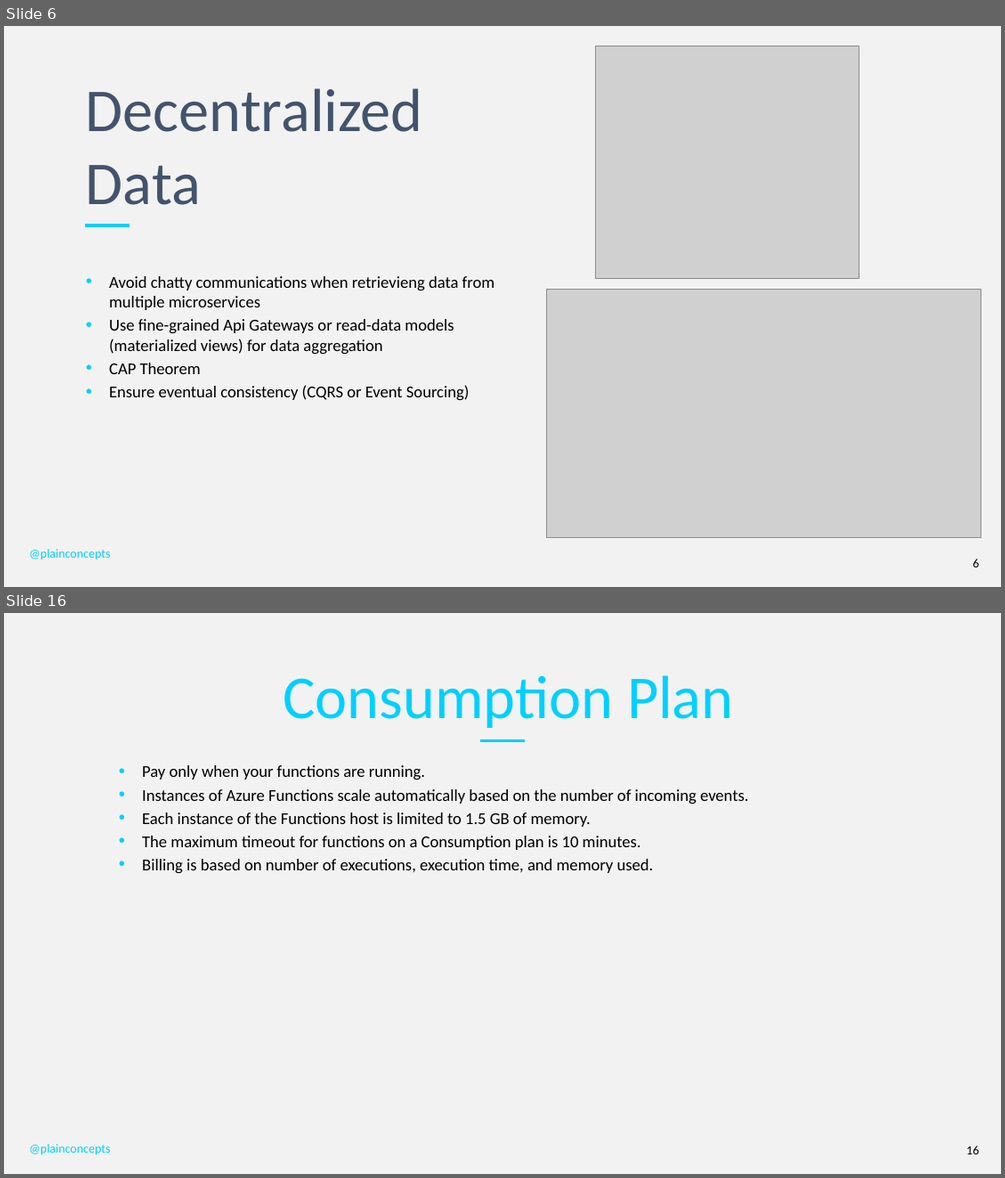
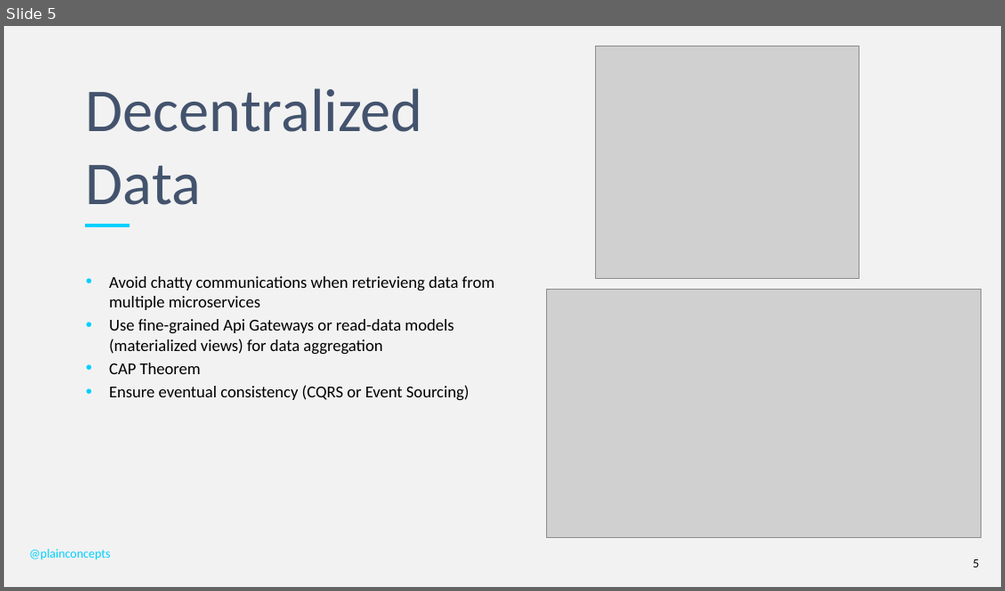
Before and after one commit to PlainConcepts/NetCore-Docker-Workshop, a slide deck: Docu/BestPractices&Antipatterns.pptx. Shown one above the other, each under a label of ours: slides 6 and 16 before the commit, slide 5 after it; the slides between them are not shown. The pictures are 1005x1178 and 1005x591 pixels, drawn with LibreOffice and Linux fonts; fonts in the diff are those of the drawing; grey boxes stand for pictures; background and template pictures are left out. Boxes give left, top, right and bottom in pixels: in the first picture for what was removed or moved away, otherwise in the second. Text is boxed around its words. In the diff, an @@ line names an element or a change of style, - is before the commit and + after.

```diff
--- a/Docu/BestPractices&Antipatterns.pptx
+++ b/Docu/BestPractices&Antipatterns.pptx
@@ slide 16 removed at bbox=[4, 613, 1001, 1174], background #F2F2F2 @@
@@ title removed at bbox=[283, 675, 734, 728] @@
-Consumption Plan
@@ line removed from (480, 741) to (525, 741) @@
@@ text removed at bbox=[142, 765, 748, 873] @@
-• Pay only when your functions are running.
-• Instances of Azure Functions scale automatically based on the number of incoming events.
-• Each instance of the Functions host is limited to 1.5 GB of memory.
-• The maximum timeout for functions on a Consumption plan is 10 minutes.
-• Billing is based on number of executions, execution time, and memory used.
@@ text removed at bbox=[29, 1143, 110, 1155] @@
-@plainconcepts
@@ page number removed at bbox=[966, 1145, 979, 1154] @@
-16
@@ what was slide 6 is now slide 5 @@
```
Also in this commit, not shown: 2 slides changed, 4 slides added, 9 other slides removed.
